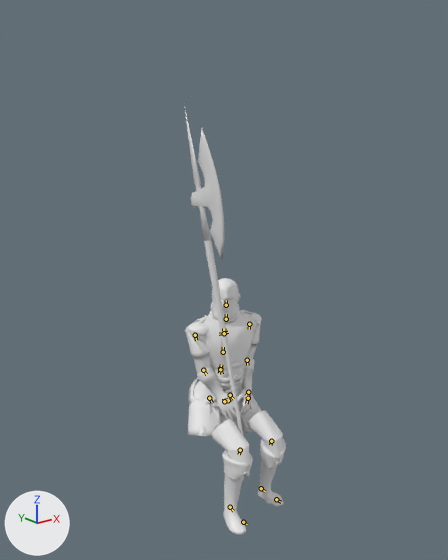
The Blender file assets-src/rooms/tavern/creature-clips/Defender.blend, before and after one commit.
Before and after are seen from a 50 mm lens placed at (-1.111, -1.389, 1.26), pointed at (-0.011, -0.015, 0.711). Lighting does not change. The marker at lower left points along +X, +Y and +Z. The older version comes first. Both versions are drawn at frame 38 of the action 'SitDice'; the numbers are the values there. The bones that bend it are drawn over the model as lines.

In view in the first picture: 'DefenderSourceMesh'.
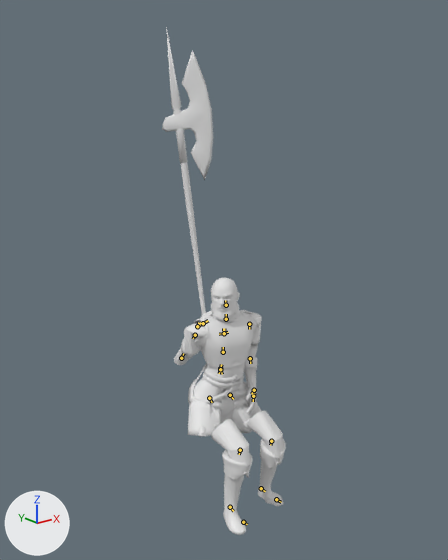
What differs and where, as boxes (x1, y1, x2, y2) in the pictures (448 x 560 px):
'DefenderSourceMesh', posed (21% wider, 18% taller)
    before: (184, 105, 286, 535)
    after: (162, 27, 286, 535)
bone 'Head', root to tip
    before: (226, 305) to (226, 300)
    after: (226, 305) to (225, 300)
bone 'LeftForeArm', root to tip
    before: (247, 360) to (247, 365)
    after: (250, 358) to (250, 363)
bone 'RightArm', root to tip
    before: (195, 335) to (196, 340)
    after: (195, 335) to (193, 338)
bone 'RightForeArm', root to tip
    before: (203, 370) to (206, 374)
    after: (181, 358) to (183, 353)
bone 'RightHand', root to tip
    before: (224, 401) to (223, 398)
    after: (197, 326) to (198, 322)

The edits, one by one:
Bone 'Head' (bone_head) turns from (12, -11, -2) to (7, -10, 3) degrees about its own x, y and z.
Bone 'LeftArm' (bone_leftarm) turns from (6, 60, -95) to (-3, 56, -94) degrees about its own x, y and z.
Bone 'LeftForeArm' (bone_leftforearm) turns from (23, 9, 21) to (31, -5, 17) degrees about its own x, y and z.
Bone 'RightArm' (bone_rightarm) turns from (26, -72, 79) to (100, -131, -14) degrees about its own x, y and z.
Bone 'RightForeArm' (bone_rightforearm) turns from (18, 3, -19) to (16, 51, 167) degrees about its own x, y and z.
Bone 'RightHand' (bone_righthand) turns from (12, 73, -123) to (-50, 59, -59) degrees about its own x, y and z.
